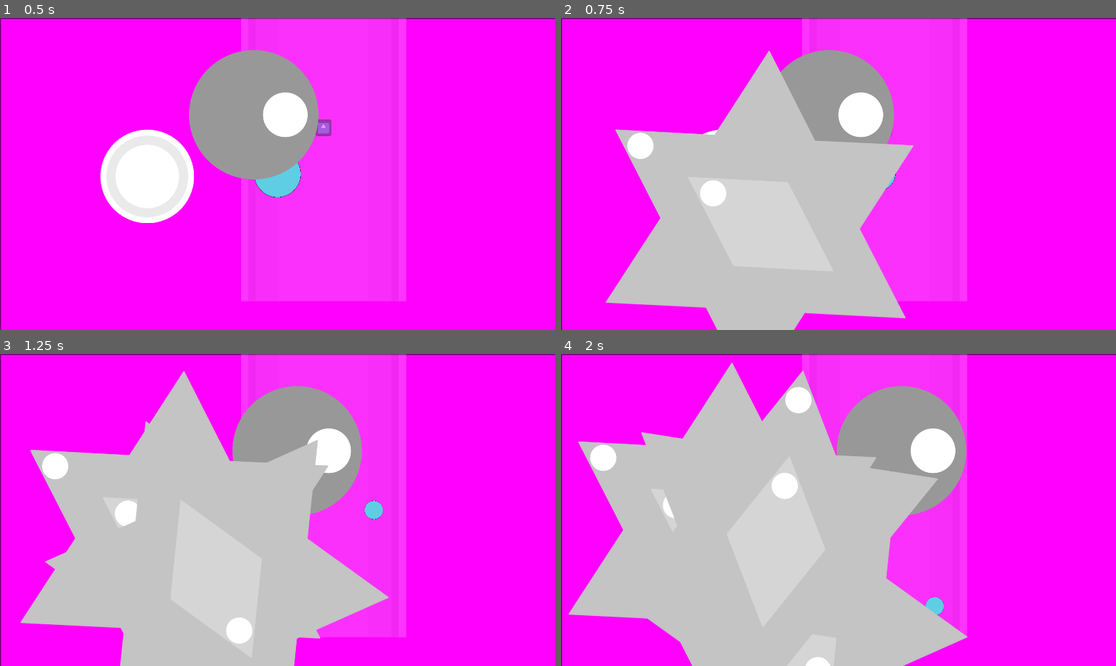
Above: before the commit, frames 1-4 (two rows, left to right).
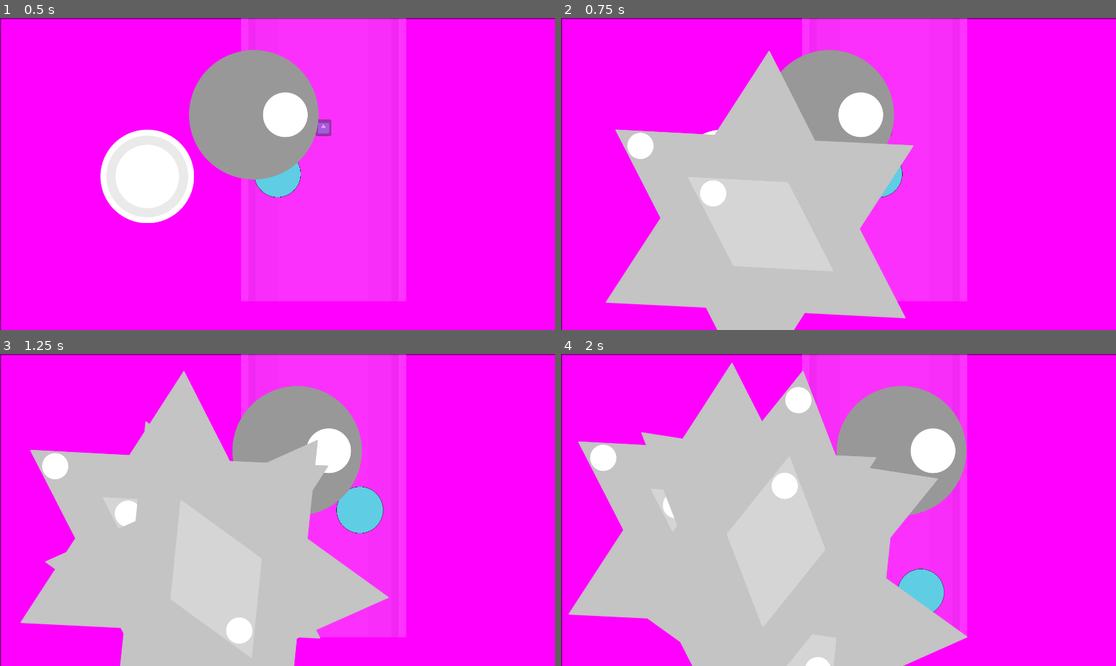
Above: after the commit, the same moments.

Repository: entityJY/deltarunesque-game
Game: Godot game, scene res://scenes/level42.tscn
Two runs of this game, one before a commit and one after it. Both use one fixed random seed, a clock stepped at 60 frames per second and the inputs below. This scene is started directly instead of the project's main scene. The engine's default icon, where the game draws it, is replaced by a stand-in: a white triangle on a blue panel in a dark square.
Inputs:
- Up to frame 1 (0.5 s): no input
- Up to frame 2 (0.75 s): tap Enter (ui_accept) at 0.5, 0.6 s; hold D (right) from 0.53 s (still down)
- Up to frame 3 (1.25 s): keep holding D (right); tap Enter (ui_accept) at 0.77, 1.07 s
- Up to frame 4 (2 s): release D (right) at 1.28 s; hold S (down) from 1.28 s (still down); tap Shift (dash) at 1.35 s; tap Enter (ui_accept) at 1.52, 1.55, 1.82 s

Frame 1 is identical in both runs. In frame 2, 0.1% of the frame differs, in the area x 57-62%, y 47-58%; in frame 3, 0.8%, in the area x 60-70%, y 42-58%; in frame 4, 0.7%.

Commit message:
Add a point system, and make successfully grazing bullets increase points

Diff:
--- a/bullets/laser.gd
+++ b/bullets/laser.gd
@@ -2,7 +2,6 @@
 class_name Laser
 
 var cooldown = false
-var grazed = false
 @export var warningTime : float = 3
 @export var flashTime : float= 0.1
 @export var damage = 1
--- a/bullets/projectile.gd
+++ b/bullets/projectile.gd
@@ -7,7 +7,6 @@
 @export var direction : Vector2 = Vector2(scale.x, 0)
 @export var sprite : Sprite2D
 @export var spriteImage : Texture2D
-var grazed = false
 var move = true
 
 ## Initializes image for bullet and rotation of bullet
--- a/player/player.tscn
+++ b/player/player.tscn
@@ -63,4 +63,5 @@
 [node name="Collision" type="CollisionShape2D" parent="OuterHitbox" unique_id=1160421124]
 shape = SubResource("CircleShape2D_g1dw6")
 
+[connection signal="area_entered" from="OuterHitbox" to="." method="_on_outer_hitbox_area_entered"]
 [connection signal="area_exited" from="OuterHitbox" to="." method="_on_outer_hitbox_area_exited"]
--- a/player/scripts/player.gd
+++ b/player/scripts/player.gd
@@ -33,6 +33,10 @@
 
 var shield_level: int = 4: set = set_shield_level
 
+var points: int = 0
+
+var grazing_bullets: Dictionary[Area2D, float] = {}
+
 
 func _ready() -> void:
 	dash_speed = dash_distance/dash_time
@@ -43,8 +47,14 @@
 	set_shield_level(shield_level)
 
 func _physics_process(delta: float) -> void:
-	if Input.is_action_just_pressed("ui_accept"):
-		shield_level -= 1
+
+	for area in grazing_bullets.keys():
+		if !is_instance_valid(area):			# May need to remake dictionary every time, but hopefully not
+			(func(a: Area2D): grazing_bullets.erase(a)).call_deferred(area)
+			continue
+		grazing_bullets[area] += delta
+		# calculate difference in velocity here
+
 	movement(delta)
 	move_and_slide()
 
@@ -104,7 +114,12 @@
 		outer_shield.shape.radius = 48 + 15 * i
 	scale_hit_box.call_deferred(level)
 
+
+func _on_outer_hitbox_area_entered(area: Area2D) -> void:
+	if (area is Projectile or area is Laser):
+		grazing_bullets[area] = 0.0
+
 func _on_outer_hitbox_area_exited(area: Area2D) -> void:
-	if (area is Projectile or area is Laser) and !area.grazed:
-		area.grazed = true
-		# increment points here
+	if (area is Projectile or area is Laser):
+		points += int(grazing_bullets[area] * 100)			# 100 points per second spent grazing
+		grazing_bullets.erase(area)
